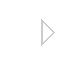
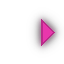
The second 64px x 64px image is a revision of the first. Changes to its layers:
added layer "Layer 9 copy 2" above "Layer 9 copy" over [left=41, top=19, right=55, bottom=46]
added layer "Layer 9 copy" (70%) above "Layer 9" over [left=35, top=14, right=60, bottom=51]
"Layer 9": opacity 100% → 70%, painted on it over [left=29, top=11, right=64, bottom=54]
